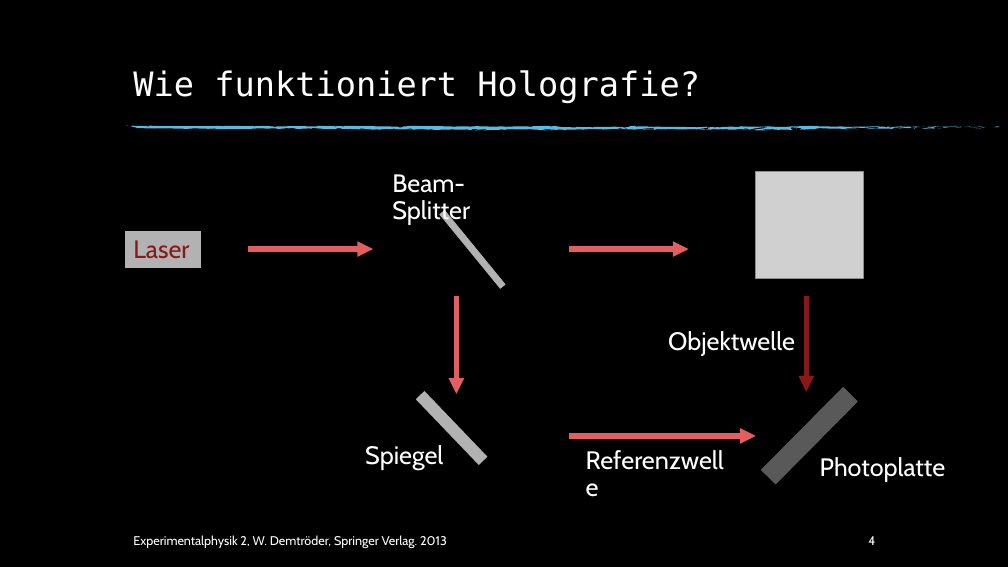
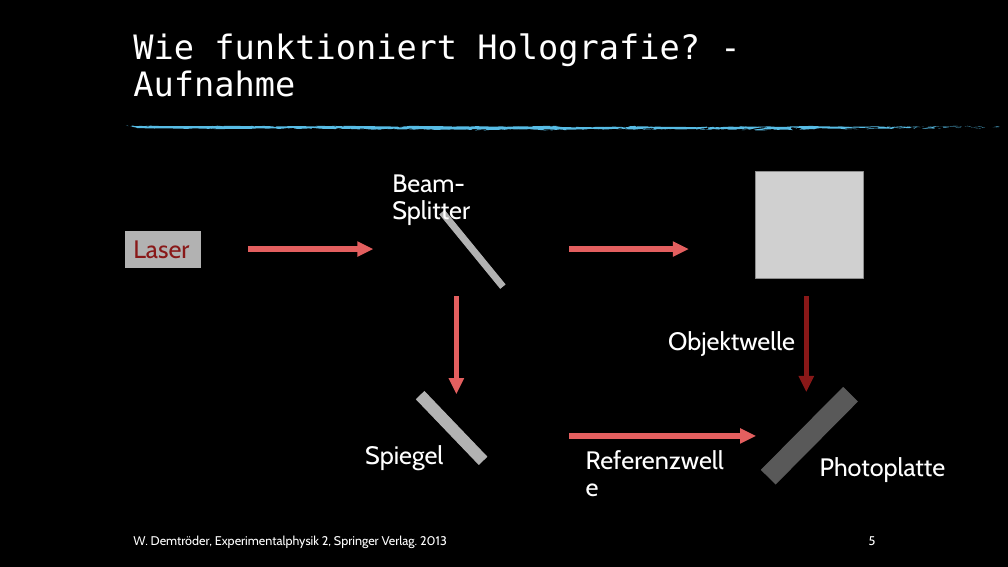
Before and after one commit to beckstev/presentations, a slide deck: slide 5 of holography/holography_presentation.pptx (slide 4 before the commit). Drawn at 1008x567 pixels with LibreOffice and Linux fonts; fonts in the diff are those of the drawing; grey boxes stand for pictures; background and template pictures are left out. Boxes give left, top, right and bottom in pixels: in the first picture for what was removed or moved away, otherwise in the second. Text is boxed around its words. In the diff, an @@ line names an element or a change of style, - is before the commit and + after.

```diff
--- a/holography/holography_presentation.pptx
+++ b/holography/holography_presentation.pptx
@@ title at box(133, 33, 700, 97): text changed @@
-Wie funktioniert Holografie?
+Wie funktioniert Holografie? - Aufnahme
@@ text at box(133, 535, 447, 548): text changed @@
-Experimentalphysik 2, W. Demtröder, Springer Verlag. 2013
+W. Demtröder, Experimentalphysik 2, Springer Verlag. 2013
@@ page number at box(869, 536, 876, 545): text changed @@
-4
+5
```
Also in this commit, not shown: 3 other slides changed, 5 slides added, 1 other file.
